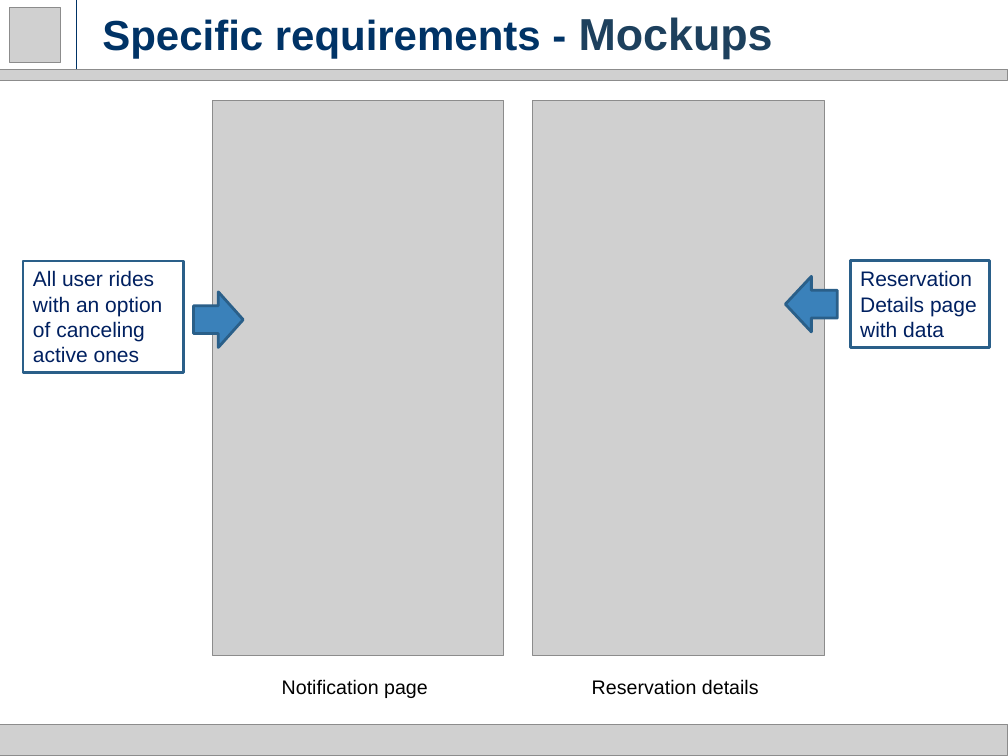
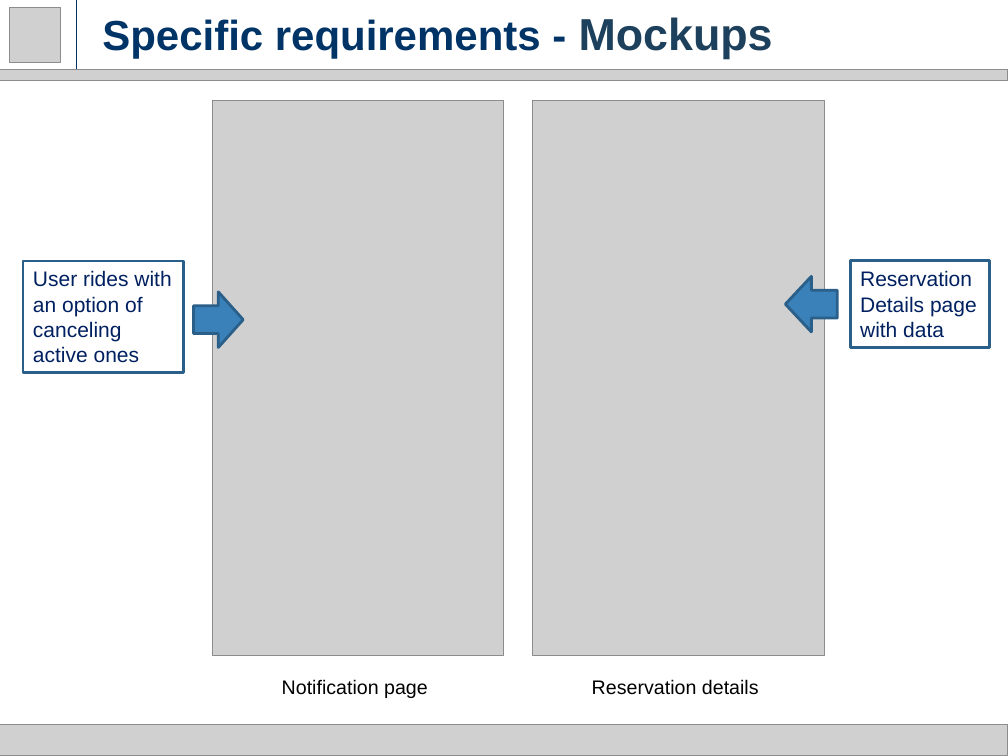
Before and after one commit to milica13629/SW2015, a slide deck: slide 11 of RASD.pptx (slide 12 before the commit). Drawn at 1008x756 pixels with LibreOffice and Linux fonts; fonts in the diff are those of the drawing; grey boxes stand for pictures. Boxes give left, top, right and bottom in pixels: in the first picture for what was removed or moved away, otherwise in the second. Text is boxed around its words. In the diff, an @@ line names an element or a change of style, - is before the commit and + after.

```diff
--- a/RASD.pptx
+++ b/RASD.pptx
@@ text in rectangle at (33,270,171,363): text changed @@
-All user rides with an option of canceling active ones
+User rides with an option of canceling active ones
```
Also in this commit, not shown: 16 other slides changed, 1 slide added, 2 slides removed, 1 other file.
